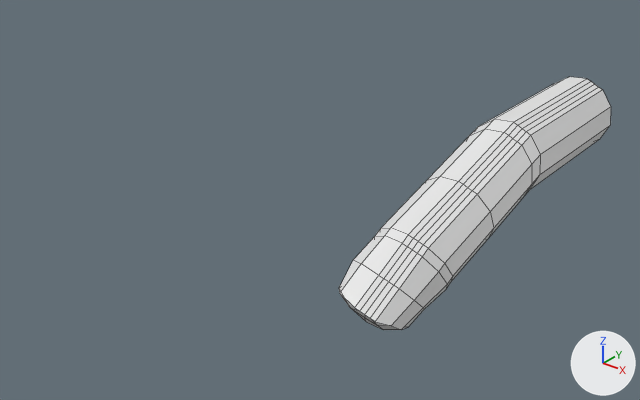
The Blender file finger.blend as it was, and as the next commit left it.
One viewpoint serves both versions: a 50 mm camera at (9.21, -21.77, 8.57) aimed at (-3.78, -5.53, -1.5). Lighting does not change. The marker at lower right points along +X, +Y and +Z. Mesh edges are drawn as thin lines.
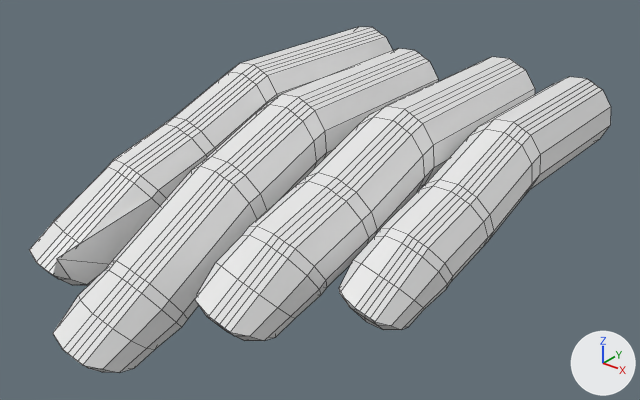
The edits, one by one:
me_cylinder_001 is used by ob_cylinder_001; location (0.0, -7.57, -1.87); rotation (2.174, 0.0, 0.0), in degrees (125, 0, 0).
me_cylinder_001 had 156 vertices, 146 faces and spanned x -1.09..1.18, y -4.14..1.01, z -8.67..1.04.
me_cylinder_001 now has 696 vertices, 656 faces and spans x -9.16..1.18, y -4.53..2.19, z -9.07..4.87.
me_cylinder_001 part 1: a new loose piece of 174 vertices spanning x -3.54..-0.99, y -4.1..2.02, z -8.63..2.78.
me_cylinder_001 part 2: a new loose piece of 174 vertices spanning x -6.27..-3.72, y -3.73..2.19, z -7.96..4.87.
me_cylinder_001 part 3: a new loose piece of 174 vertices spanning x -9.16..-6.16, y -4.53..2.03, z -9.07..3.39.
Part 4, on me_cylinder_001:
18 faces are deleted.
7 vertices in x -0.93..0.99, y -1.27..0.45, z -2.85..-2.36 move by (0.0, -0.06, 0.04).
4 vertices in x -0.57..0.83, y -1.32..-0.99, z -2.46..-2.38 move by (0.0, -0.06, 0.05).
4 vertices in x -0.34..1.04, y -1.27..0.45, z -2.89..-2.4 move by (0.0, -0.07, 0.05).
3 vertices in x -0.88..0.21, y -0.74..0.5, z -2.87..-2.58 move by (0.0, -0.07, 0.04).
18 vertices are added at x -0.94..1.03, y -1.33..0.52, z -2.58..-2.12.
36 new faces join them.

Location of each change, (x1, y1, x2, y2) in pixels of the pictures (640 x 400 px):
'Cylinder.001', reshaped (114% wider, 37% taller): before (339, 77, 611, 330); after (29, 27, 611, 373)
part 1 of me_cylinder_001, added: after (195, 57, 535, 341)
part 2 of me_cylinder_001, added: after (53, 48, 438, 373)
part 3 of me_cylinder_001, added: after (29, 27, 393, 285)
part 4 of me_cylinder_001, built on: (381, 129, 532, 282) in both
